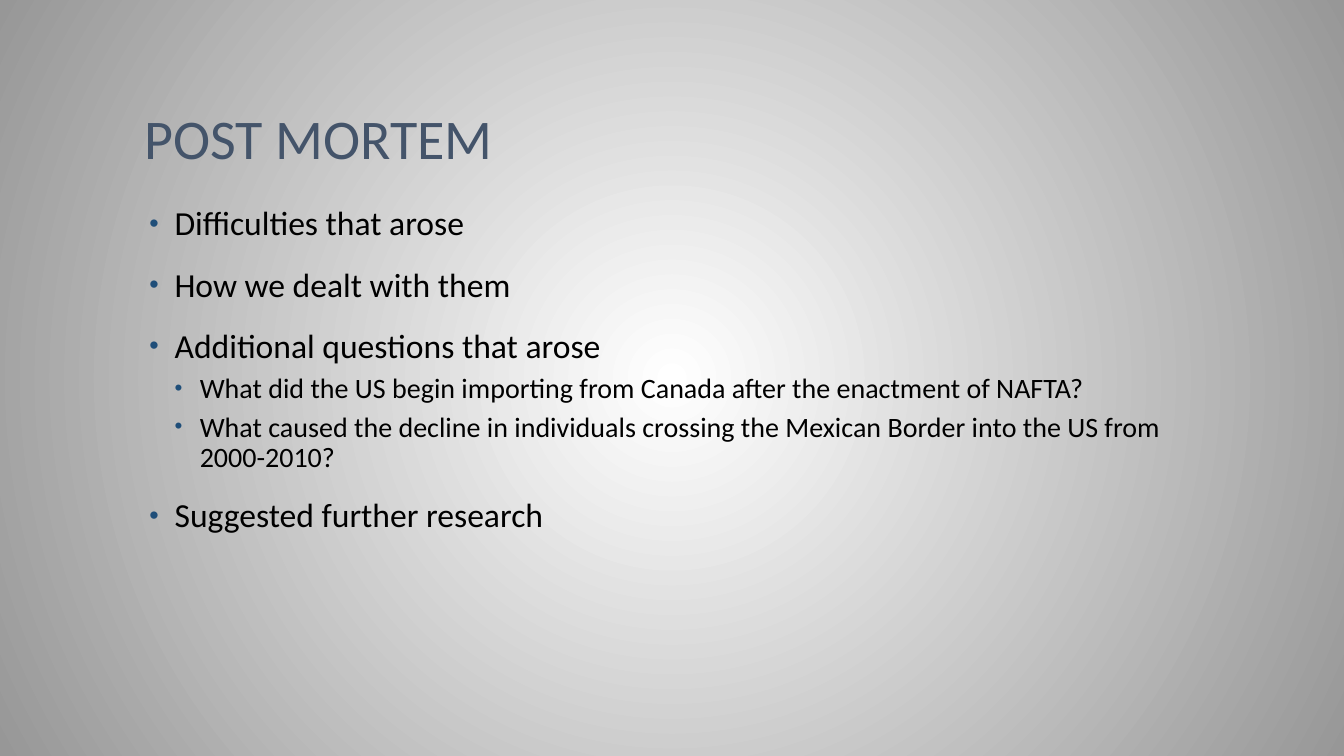
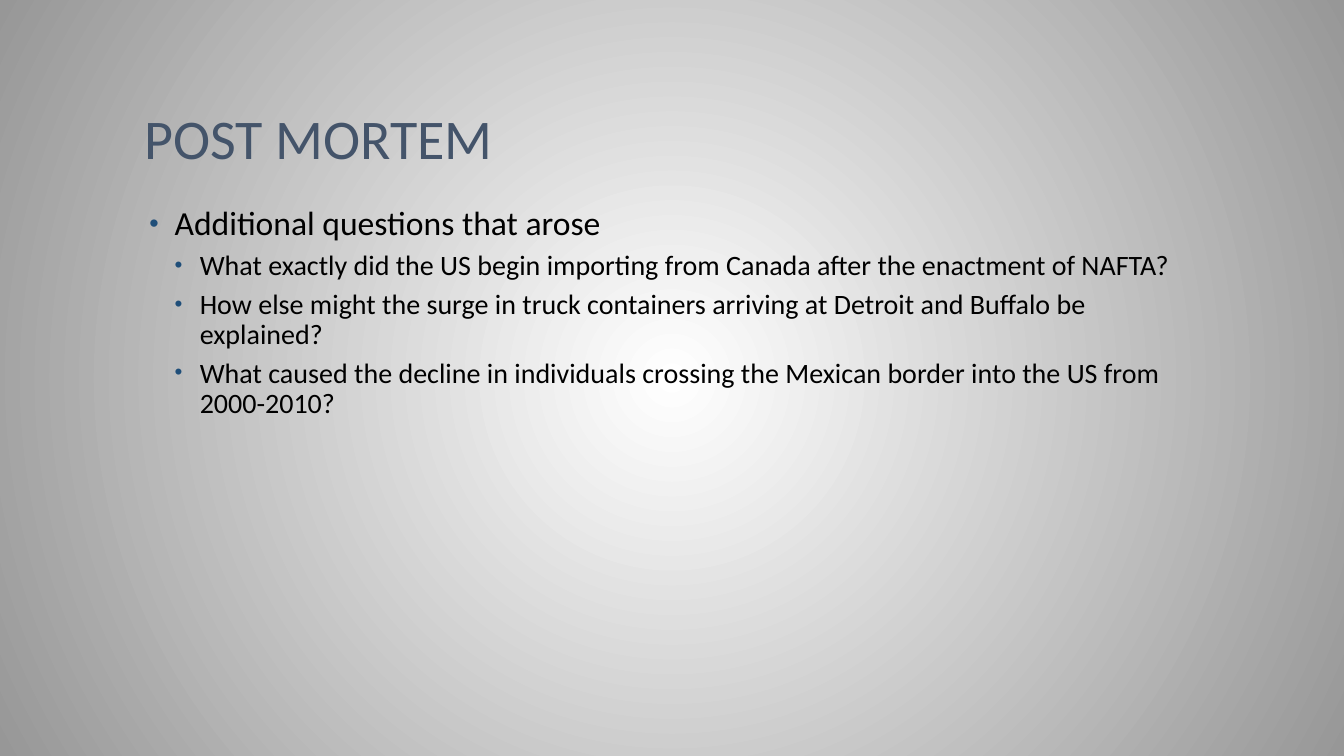
Before and after one commit to philipayazi/Project1_BorderEntries, a slide deck: slide 15 of Border entries x Trade.pptx (slide 7 before the commit). Drawn at 1344x756 pixels with LibreOffice and Linux fonts; fonts in the diff are those of the drawing. Boxes give left, top, right and bottom in pixels: in the first picture for what was removed or moved away, otherwise in the second. Text is boxed around its words. In the diff, an @@ line names an element or a change of style, - is before the commit and + after.

Commit message:
powerpoint done

```diff
--- a/Border entries x Trade.pptx
+++ b/Border entries x Trade.pptx
@@ text at (175, 211, 510, 298): paragraphs removed @@
-• Difficulties that arose
-• How we dealt with them
@@ text at (200, 255, 1168, 413): text changed @@
-  • What did the US begin importing from Canada after the enactment of NAFTA?
-  • What caused the decline in individuals crossing the Mexican Border into the US from 2000-2010?
-• Suggested further research
+  • What exactly did the US begin importing from Canada after the enactment of NAFTA?
+  • How else might the surge in truck containers arriving at Detroit and Buffalo be explained?
+  • What caused the decline in individuals crossing the Mexican border into the US from 2000-2010?
```
Also in this commit, not shown: 4 other slides changed, 8 slides added.
